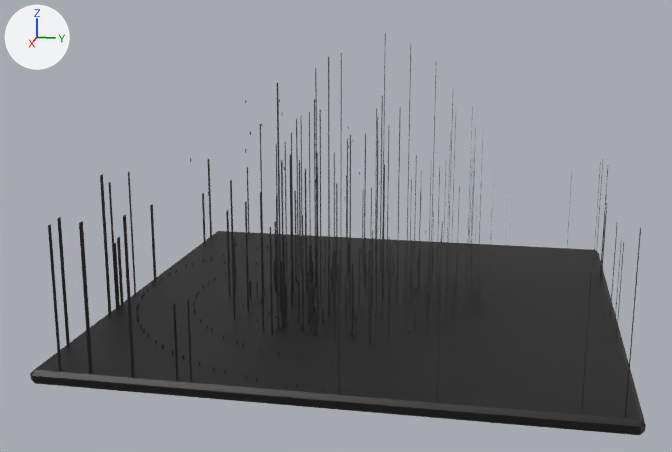
Two versions of the glTF model netrun/assets/models/ice/black_lair.glb, one commit apart.
The view is the same before and after, from a 50 mm camera at (7.36, 1.19, 2.55) aimed at (0.16, -0.25, 0.75). The axes (+X, +Y, +Z) are drawn at upper left. The lights are the same throughout. The older version comes first. Where no turn or scale is listed for an object, it has been applied to the vertices. Vertices at exactly the same position are counted once.

Names of what the first picture shows: 'black_lair_mound', 'black_lair_rise', 'black_lair_slab', 'black_lair_thorns' and 2 more.
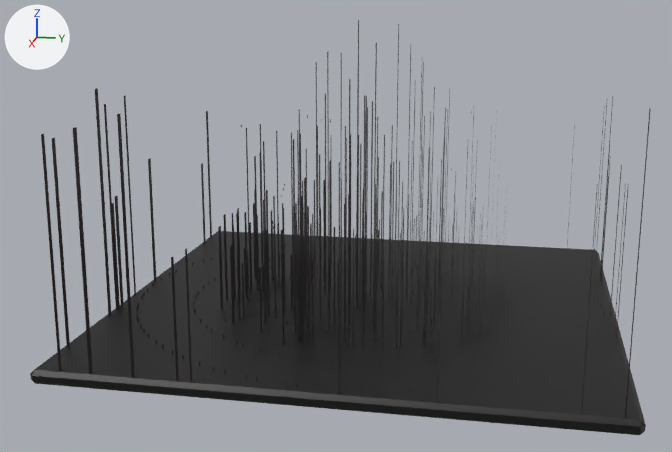
What differs and where, as boxes [x1, y1, x2, y2] in the pictures (672 x 452 px; the box of a moved part takes in the faces that stretch with it):
'black_lair_rise', reshaped
    before: [226, 33, 512, 345]
    after: [223, 20, 508, 346]
'black_lair_thorns', moved, rescaled (27% taller)
    before: [48, 159, 641, 418]
    after: [41, 88, 651, 418]
'black_lair_mound', reshaped (24% wider, 96% taller)
    before: [249, 238, 483, 335]
    after: [218, 160, 508, 351]
'black_lair_heart', added
    after: [350, 43, 391, 303]
part 2 of me_black_lair_mound, rebuilt
    before: [308, 286, 309, 325]
    after: [307, 206, 309, 261]
part 3 of me_black_lair_mound, built on
    after: [218, 160, 483, 348]
part 4 of me_black_lair_rise, moved or reshaped
    before: [226, 210, 231, 295]
    after: [295, 203, 297, 288]
part 5 of me_black_lair_rise, moved or reshaped
    before: [230, 33, 492, 334]
    after: [223, 20, 481, 343]

The change, as a list of edits to the scene's bpy script:
```text
Change me_black_lair_thorns:
    used by ob_black_lair_thorns; location = (0.0, 0.0, 0.0)
    remove me_black_lair_thorns.from_pydata(...)  # 144 vertices, 72 faces; spans x -1.98..1.98, y -1.95..1.95, z 0.1..1.27
    add me_black_lair_thorns.from_pydata(...)  # 144 vertices, 72 faces; spans x -1.98..1.98, y -1.95..1.95, z 0.1..1.95
    me_black_lair_thorns part 1: the whole mesh is scaled about its middle by (1, 1, 1.59), then moved by (0.0, 0.0, 0.34)
Change me_black_lair_mound:
    used by ob_black_lair_mound; location = (0.0, 0.0, 0.0)
    remove me_black_lair_mound.from_pydata(...)  # 280 vertices, 140 faces; spans x -0.93..0.96, y -0.96..0.94, z 0.1..0.59
    add me_black_lair_mound.from_pydata(...)  # 440 vertices, 220 faces; spans x -1.16..1.21, y -1.13..1.13, z 0.1..1.26
    me_black_lair_mound part 2: the loose piece of 4 vertices spanning x 0.71..0.76, y -0.34, z 0.1..0.41 is rebuilt with 4 vertices and now spans x 0.7..0.75, y -0.35, z 0.1..1.03
    me_black_lair_mound part 3: 2 vertices moved within x -0.43..-0.38, y 0.9, z 0.1; 2 vertices removed from x -0.43..-0.38, y 0.9, z 0.3; 426 vertices added at x -1.16..1.21, y -1.13..1.13, z 0.1..1.26
    other edits to the shape of me_black_lair_mound do not show in these pictures
Change me_black_lair_rise:
    used by ob_black_lair_rise; location = (0.0, 0.0, 0.0)
    remove me_black_lair_rise.from_pydata(...)  # 320 vertices, 160 faces; spans x -1.15..1.09, y -1.18..1.14, z 0.1..2.27
    add me_black_lair_rise.from_pydata(...)  # 320 vertices, 160 faces; spans x -1.12..1.14, y -1.16..1.12, z 0.1..2.38
    me_black_lair_rise part 4: the loose piece of 4 vertices spanning x 0.11..0.17, y -1.17, z 0.1..0.83 is moved by (-0.3, 0.51, 0.01)
    me_black_lair_rise part 5: 316 of 320 vertices moved; they spanned x -1.15..1.09, y -1.18..1.14, z 0.1..2.27 and now span x -1.12..1.14, y -1.16..1.12, z 0.1..2.38; mean shift (0.02, 0.01, 0.01); largest move (-0.27, 1.1, 1.09) -> (-0.49, -1.04, 0.79)
Add me_black_lair_heart:
    me_black_lair_heart.from_pydata(...)  # 56 vertices, 28 faces; spans x -0.15..0.16, y -0.15..0.17, z 0.1..2.2
    me_black_lair_heart.materials.append(mat_streaks)
Add ob_black_lair_heart:
    ob_black_lair_heart = bpy.data.objects.new('black_lair_heart', me_black_lair_heart)
    ob_black_lair_heart.location = (0.0, 0.0, 0.0)
```
